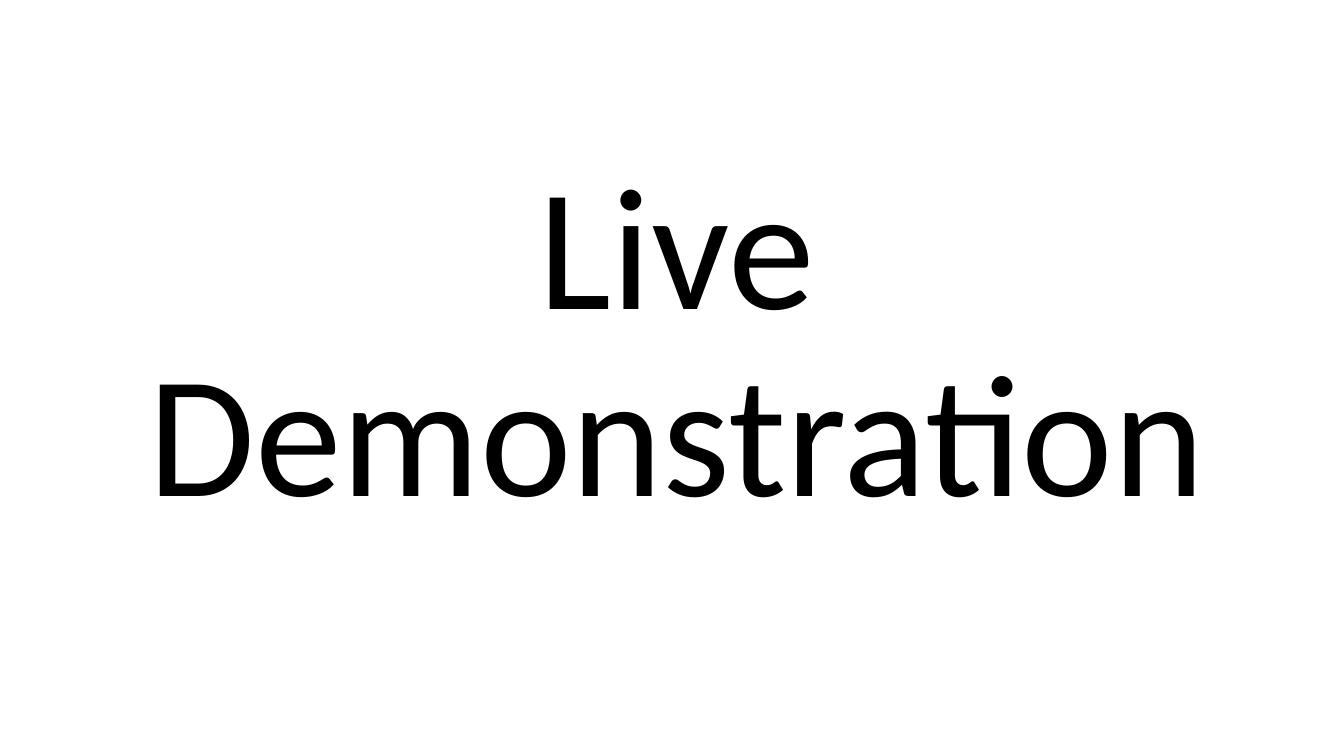
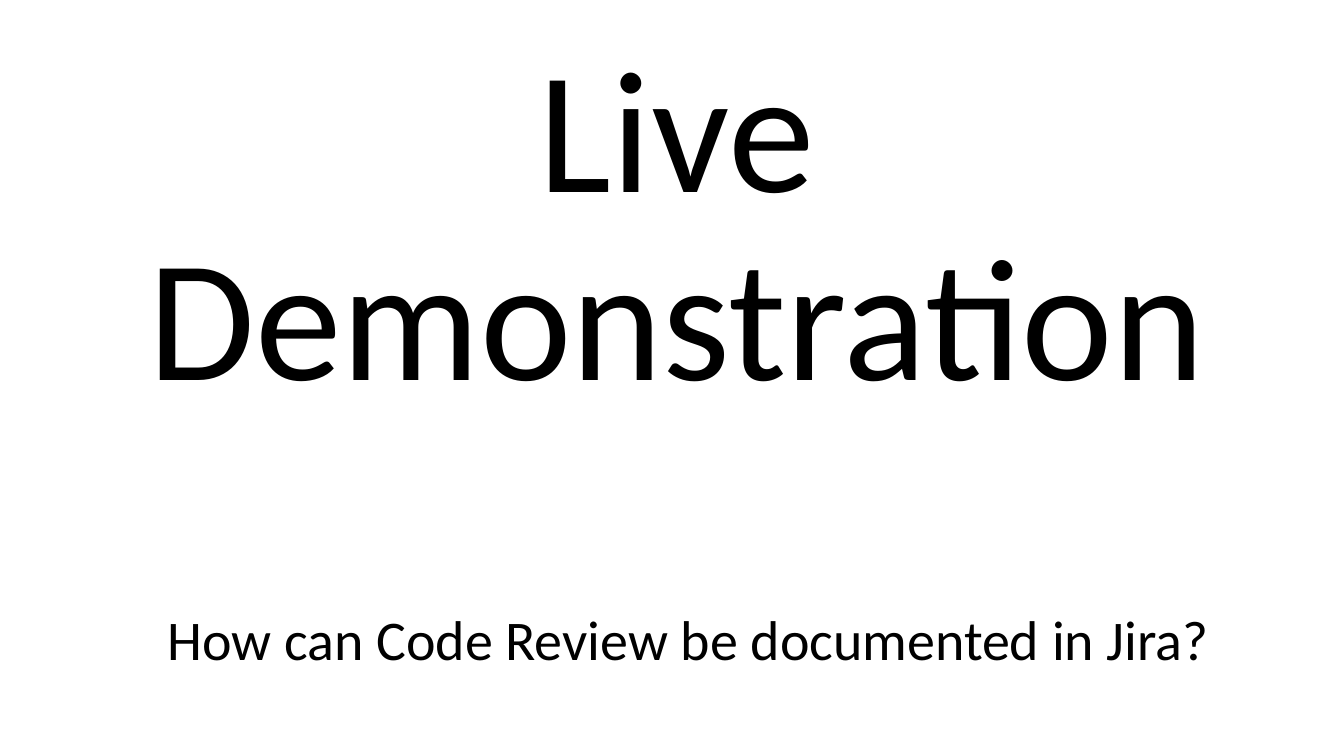
Before and after one commit to DaAnda97/E-Portfolio-PeerReview, a slide deck: slide 6 of Peer Review.pptx. Drawn at 1344x756 pixels with LibreOffice and Linux fonts; fonts in the diff are those of the drawing; background and template pictures are left out. Boxes give left, top, right and bottom in pixels: in the first picture for what was removed or moved away, otherwise in the second. Text is boxed around its words. In the diff, an @@ line names an element or a change of style, - is before the commit and + after.

Commit message:
Added tutorial document

```diff
--- a/Peer Review.pptx
+++ b/Peer Review.pptx
@@ text "Live Demonstration": place and size @@
-text "Live Demonstration" at bbox=[149, 189, 1205, 498]
+text "Live Demonstration" at bbox=[149, 72, 1205, 382]
@@ text added at bbox=[168, 621, 1209, 661], 40 pt, text #000000 @@
+How can Code Review be documented in Jira?
```
Also in this commit, not shown: 1 other file.
